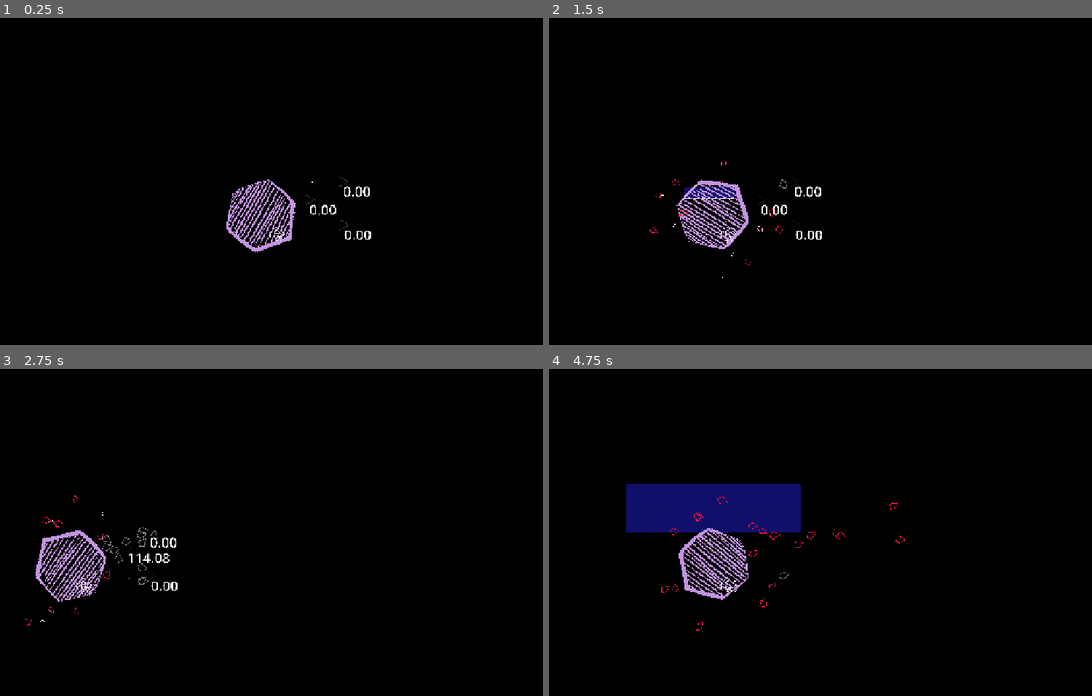
Above: before the commit, frames 1-4 (two rows, left to right).
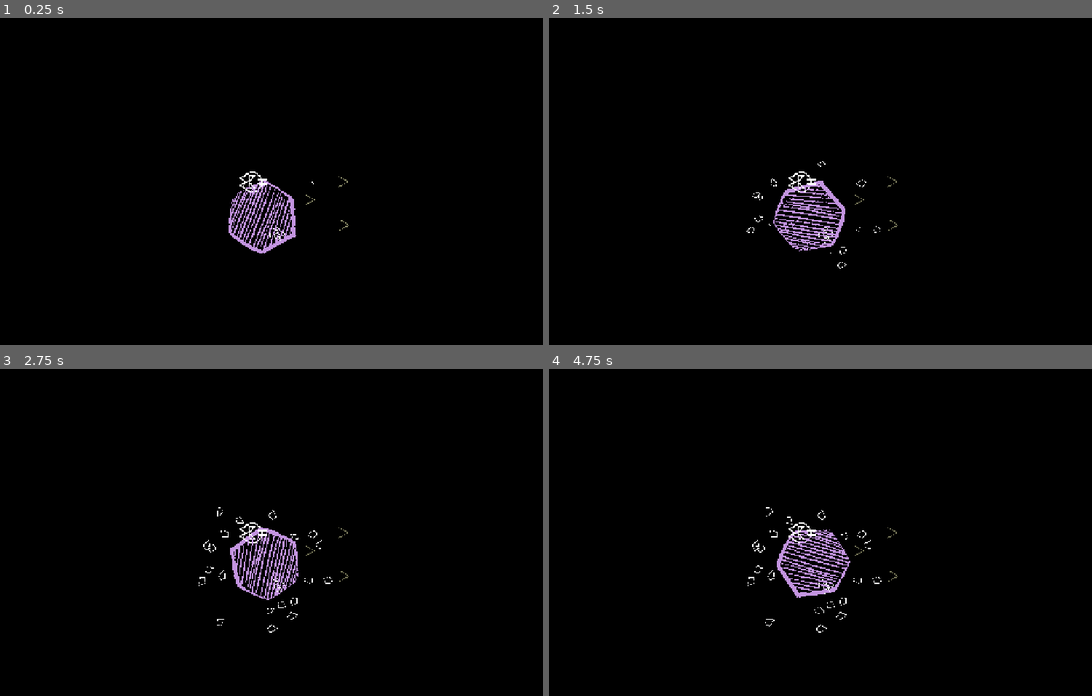
Above: after the commit, the same moments.

Repository: ledtylenol/controller_chaos
Game: Godot game, scene res://global/world.tscn
The game is run twice, just before and just after one commit, with the same random seed, the same clock (stepped at 60 frames per second) and the same inputs.
Inputs (mouse positions are in pixels of both pictures, inside the frame that each line leads up to):
- Up to frame 1 (0.25 s): no input
- Up to frame 2 (1.5 s): tap Enter at 0.5 s; move the mouse to (929, 165) at 0.52 s; press the mouse at (929, 165) at 0.53 s; hold D (right) 0.53-1.25 s; right-click (929, 165) at 0.6 s; release the mouse at (929, 165) at 1.25 s; drag from (684, 197) to (836, 165) at 1.27 s
- Up to frame 3 (2.75 s): move the mouse to (309, 460) at 2.02 s; hold D (right) from 2.03 s (still down); tap Q at 2.1 s; click (309, 460) at 2.17 s; right-click (309, 460) at 2.3 s
- Up to frame 4 (4.75 s): release D (right) at 2.75 s; drag from (771, 597) to (858, 460) at 2.77 s; move the mouse to (977, 581) at 3.52 s; press the mouse at (977, 581) at 3.53 s; hold A (left) 3.53-4.25 s; tap Q at 3.8 s; release the mouse at (977, 581) at 4.25 s; drag from (625, 483) to (798, 532) at 4.27 s

The runs differ from the first frame. In frame 1, 1.3% of the frame differs, in the area x 41-69%, y 46-72%; in frame 2, 2.6%; in frame 3, 2.7%; in frame 4, 7.1%, in the area x 14-66%, y 35-81%.
Error after the commit: Parse Error: Could not find type "SpriteHolder" in the current scope. (res://player.gd:11)

Commit message:
stuff and things v3

Diff:
--- a/animated_sprite.gd
+++ b/animated_sprite.gd
@@ -1,10 +1,12 @@
 class_name AnimatedSprite extends Sprite2D
 
 @export var rest_position :Marker2D
+@onready var second_order_dynamics: SecondOrderDynamics = $SecondOrderDynamics
 
 func _ready() -> void:
-	pass # Replace with function body.
+	second_order_dynamics.init2(global_position)
 
-func _process(delta: float) -> void:
+func _physics_process(delta: float) -> void:
 	if rest_position:
-		position = lerp(position, rest_position.position, 1.0 * delta)
+		global_position = second_order_dynamics.update(global_position, \
+		rest_position.global_position, delta)[0]
--- a/entities/pentagon/pentagon.gd
+++ b/entities/pentagon/pentagon.gd
@@ -31,6 +31,7 @@
 				t.transform = global_transform
 				t.velocity = velocity.rotated(rot)
 				Global.game.add_world_child(t)
+				reset_physics_interpolation()
 				prints(rot, t)
 				rot += PI
 			queue_free()
--- a/entities/player/sprite.tscn
+++ b/entities/player/sprite.tscn
@@ -1,54 +1,153 @@
-[gd_scene load_steps=6 format=3 uid="uid://c41pvhlfumcl6"]
+[gd_scene load_steps=17 format=3 uid="uid://cv0p3hmk156nb"]
 
 [ext_resource type="Texture2D" uid="uid://d1aeblpxqmfw0" path="res://entities/player/v_body.png" id="1_6y24b"]
+[ext_resource type="Script" uid="uid://bym4ftuhn5abf" path="res://entities/player/sprite.gd" id="1_e4fnb"]
 [ext_resource type="Texture2D" uid="uid://cvb1mcjgbvevb" path="res://entities/player/v_face2.png" id="2_ir65p"]
 [ext_resource type="Texture2D" uid="uid://brj1g8swac7wc" path="res://entities/player/v_ear.png" id="3_ej41n"]
+[ext_resource type="Script" uid="uid://cct0c3f2k6lwu" path="res://addons/shaker/data/Vector2/BaseShakerType2D.gd" id="3_euxa3"]
 [ext_resource type="Script" uid="uid://cadmaxbp5r1sa" path="res://animated_sprite.gd" id="3_s3n0b"]
+[ext_resource type="Script" uid="uid://br152yebojmh3" path="res://addons/shaker/data/Vector2/ShakerTypeNoiseShake2D.gd" id="4_08chf"]
 [ext_resource type="Texture2D" uid="uid://dgutpgj8vjt2v" path="res://entities/player/v_hand.png" id="4_maxcv"]
+[ext_resource type="Script" uid="uid://875i05sww3b1" path="res://global/second_order_dynamics.gd" id="4_wqpm8"]
+[ext_resource type="Script" uid="uid://o6u6b700qb7o" path="res://addons/shaker/src/Vector2/shaker_component2D.gd" id="5_k0566"]
+[ext_resource type="Script" uid="uid://cf2dgnapwlytw" path="res://addons/shaker/data/Single/BaseShakerType1D.gd" id="5_oyd08"]
+[ext_resource type="Script" uid="uid://c5xmjpfeffbu8" path="res://addons/shaker/data/Vector2/ShakerPreset2D.gd" id="6_g0ptl"]
 
-[node name="Sprite" type="Sprite2D"]
+[sub_resource type="FastNoiseLite" id="FastNoiseLite_tklte"]
+seed = 105
+frequency = 0.0124
+
+[sub_resource type="NoiseTexture2D" id="NoiseTexture2D_041kk"]
+noise = SubResource("FastNoiseLite_tklte")
+
+[sub_resource type="Resource" id="Resource_mdsub"]
+script = ExtResource("4_08chf")
+noise_texture = SubResource("NoiseTexture2D_041kk")
+amplitude = Vector2(10, 10)
+offset = Vector2(0, 0)
+BlendingMode = 0
+fade_in = 0.0
+fade_out = 0.0
+start_percent = 0.0
+end_percent = 1.0
+_temp_graph = false
+bake_internal = 64
+metadata/_custom_type_script = "uid://br152yebojmh3"
+
+[sub_resource type="Resource" id="Resource_hvpew"]
+script = ExtResource("6_g0ptl")
+PositionShake = Array[ExtResource("3_euxa3")]([SubResource("Resource_mdsub")])
+RotationShake = Array[ExtResource("5_oyd08")]([])
+ScaleShake = Array[ExtResource("3_euxa3")]([])
+bake_internal = 64
+__follow_timeline = false
+metadata/_custom_type_script = "uid://c5xmjpfeffbu8"
+
+[node name="Sprite" type="Node2D"]
+script = ExtResource("1_e4fnb")
+
+[node name="ShakerComponent2D" type="Node2D" parent="." node_paths=PackedStringArray("Targets")]
+script = ExtResource("5_k0566")
+custom_target = true
+Targets = [NodePath("../Contour"), NodePath("../Face"), NodePath("../VEarRight"), NodePath("../VEarLeft"), NodePath("../VHandRight"), NodePath("../VHandLeft")]
+randomize = true
+duration = 0.7
+fade_in = 1e-05
+fade_out = 0.554785
+shakerPreset = SubResource("Resource_hvpew")
+metadata/_custom_type_script = "uid://o6u6b700qb7o"
+
+[node name="Contour" type="Sprite2D" parent="." node_paths=PackedStringArray("rest_position")]
+position = Vector2(1.11759e-08, 9.83477e-07)
+scale = Vector2(2.5, 2.5)
 texture = ExtResource("1_6y24b")
+script = ExtResource("3_s3n0b")
+rest_position = NodePath("../Marker2D")
 
-[node name="Face" type="Sprite2D" parent="."]
+[node name="SecondOrderDynamics" type="Node" parent="Contour"]
+script = ExtResource("4_wqpm8")
+_f = 5.0
+_z = 0.1
+
+[node name="Face" type="Sprite2D" parent="." node_paths=PackedStringArray("rest_position")]
+top_level = true
+position = Vector2(7.45058e-07, -9.53674e-07)
+scale = Vector2(2.5, 2.5)
 texture = ExtResource("2_ir65p")
 script = ExtResource("3_s3n0b")
+rest_position = NodePath("../Marker2D")
+
+[node name="SecondOrderDynamics" type="Node" parent="Face"]
+script = ExtResource("4_wqpm8")
+_f = 10.0
+_z = 0.1
 
 [node name="VEarRight" type="Sprite2D" parent="." node_paths=PackedStringArray("rest_position")]
+top_level = true
 position = Vector2(56, 18)
+scale = Vector2(2.5, 2.5)
 texture = ExtResource("3_ej41n")
 script = ExtResource("3_s3n0b")
 rest_position = NodePath("../EarRightRestPosition")
 
+[node name="SecondOrderDynamics" type="Node" parent="VEarRight"]
+script = ExtResource("4_wqpm8")
+_f = 2.5
+
 [node name="VEarLeft" type="Sprite2D" parent="." node_paths=PackedStringArray("rest_position")]
+top_level = true
 position = Vector2(56, -14)
+scale = Vector2(2.5, 2.5)
 texture = ExtResource("3_ej41n")
 script = ExtResource("3_s3n0b")
 rest_position = NodePath("../EarLeftRestPosition")
 
+[node name="SecondOrderDynamics" type="Node" parent="VEarLeft"]
+script = ExtResource("4_wqpm8")
+_f = 2.5
+
 [node name="VHandRight" type="Sprite2D" parent="." node_paths=PackedStringArray("rest_position")]
-position = Vector2(-54, 30)
+top_level = true
+position = Vector2(-53.9999, 30)
 rotation = -3.14159
+scale = Vector2(2.5, 2.5)
 texture = ExtResource("4_maxcv")
 script = ExtResource("3_s3n0b")
 rest_position = NodePath("../HandRightRestPosition")
 
+[node name="SecondOrderDynamics" type="Node" parent="VHandRight"]
+script = ExtResource("4_wqpm8")
+_f = 1.2
+
 [node name="VHandLeft" type="Sprite2D" parent="." node_paths=PackedStringArray("rest_position")]
-position = Vector2(-53, -23)
+top_level = true
+position = Vector2(-53.0001, -23)
 rotation = -3.14159
+scale = Vector2(2.5, 2.5)
 texture = ExtResource("4_maxcv")
 script = ExtResource("3_s3n0b")
 rest_position = NodePath("../HandLeftRestPosition")
 
+[node name="SecondOrderDynamics" type="Node" parent="VHandLeft"]
+script = ExtResource("4_wqpm8")
+_f = 1.2
+
 [node name="FaceRestPosition" type="Marker2D" parent="."]
 
 [node name="EarRightRestPosition" type="Marker2D" parent="."]
-position = Vector2(44, 30)
+position = Vector2(-113, 86)
+rotation = 2.53073
 
 [node name="EarLeftRestPosition" type="Marker2D" parent="."]
-position = Vector2(44, -30)
+position = Vector2(-113, -87)
+rotation = -2.53073
 
 [node name="HandRightRestPosition" type="Marker2D" parent="."]
-position = Vector2(-41, 20)
+position = Vector2(125, 68)
+rotation = 0.785398
 
 [node name="HandLeftRestPosition" type="Marker2D" parent="."]
-position = Vector2(-41, -20)
+position = Vector2(125, -68)
+rotation = -0.785398
+
+[node name="Marker2D" type="Marker2D" parent="."]
--- a/entities/spawner/kite.gd
+++ b/entities/spawner/kite.gd
@@ -26,7 +26,10 @@
 	rot_vel = s * TAU * rot_coeff
 	sprite.rotation = rot_vel * 10
 	tween = create_tween().set_ease(Tween.EASE_OUT).set_trans(Tween.TRANS_EXPO)
-	tween.tween_property(sprite, "scale", Vector2.ONE, 3.0).from(Vector2.ZERO)
+	sprite.reset_physics_interpolation()
+	sprite.scale = Vector2.ZERO
+	sprite.reset_physics_interpolation()
+	tween.tween_property(sprite, "scale", Vector2.ONE, 3.0)
 	spawn_pos = global_position
 func _physics_process(delta: float) -> void:
 	time_alive += delta * float(go)
@@ -42,8 +45,8 @@
 		var col = move_and_collide(velocity * delta)
 		if col:
 			var b = col.get_collider()
-			if b is Triangle:
-				b.hit(self, col.get_local_shape(), null)
+			if b is Triangle or b is Player:
+				b.hit(self, col.get_local_shape(), col.get_remainder())
 				erased.emit(self)
 				return
 	else:
--- a/entities/triangle/triangle.gd
+++ b/entities/triangle/triangle.gd
@@ -9,7 +9,12 @@
 @onready var detection_area: Area2D = $DetectionArea
 @onready var sprite_shake: ShakerComponent2D = $Sprite2D/SpriteShake
 
-@onready var label: Label = $Label
+var moving := false:
+	set(value):
+		if value != moving:
+			if value: tween_select()
+			else: tween_deselect()
+		moving = value
 class Collision extends RefCounted:
 	func _init(_c: Entity, _s: Node2D, h_v: Vector2) -> void:
 		collider = _c
@@ -29,12 +34,11 @@
 func _ready() -> void:
 	tween_deselect()
 func _physics_process(delta: float) -> void:
-	label.text = "%.2f" % velocity.length()
-	label.rotation = 0
-	label.position = position
+
 	if velocity.length() > 10.0:
 		rotation = lerp_angle(rotation, velocity.angle(), 1.0 - exp(-delta * 5))
-	velocity = velocity.lerp(Vector2.ZERO, 1.0 - exp(-delta * 2))
+	if not moving:
+		velocity = velocity.lerp(Vector2.ZERO, 1.0 - exp(-delta * 2))
 	sprite_shake.intensity = shaker_curve.sample(velocity.length())
 	var subdelt := delta / 5
 	var hit_cols = []
@@ -67,7 +71,7 @@
 func tween_deselect() -> void:
 	if tween:tween.kill()
 	tween = create_tween().set_ease(Tween.EASE_IN_OUT).set_trans(Tween.TRANS_CUBIC)
-	tween.tween_property(sprite, "modulate", Color(0.1, 0.1, 0.1, 0.7), .4)
+	tween.tween_property(sprite, "modulate", Color(0.7, 0.7, 0.7, 0.7), .4)
 func tween_select() -> void:
 	if tween:tween.kill()
 	tween = create_tween().set_ease(Tween.EASE_IN_OUT).set_trans(Tween.TRANS_CUBIC)
--- a/entities/triangle/triangle.tscn
+++ b/entities/triangle/triangle.tscn
@@ -53,9 +53,6 @@
 __follow_timeline = false
 metadata/_custom_type_script = "uid://c5xmjpfeffbu8"
 
-[sub_resource type="LabelSettings" id="LabelSettings_nptun"]
-font_size = 100
-
 [sub_resource type="CircleShape2D" id="CircleShape2D_nptun"]
 radius = 63.1269
 
@@ -85,12 +82,6 @@
 visible = false
 polygon = PackedVector2Array(40, 0, -37, -44, -35, 42)
 
-[node name="Label" type="Label" parent="."]
-top_level = true
-offset_right = 40.0
-offset_bottom = 23.0
-label_settings = SubResource("LabelSettings_nptun")
-
 [node name="DetectionArea" type="Area2D" parent="." node_paths=PackedStringArray("target")]
 collision_layer = 3
 collision_mask = 2
--- a/player.gd
+++ b/player.gd
@@ -2,11 +2,15 @@
 class_name Player
 
 @export var max_power := 50.0
-
+@export var speed := 5000.0
+@export var triangle_speed := 2500.0
+@export var distance_thres := 200.0
 @onready var select_area: Area2D = $SelectArea
 @onready var col_shape: CollisionShape2D = $SelectArea/CollisionShape2D
 @onready var target_area: Area2D = $TargetArea
+@onready var sprite: SpriteHolder = $Sprite
 
+const TRIANGLE = preload("res://entities/triangle/triangle.tscn")
 var selected_entities: Array[Triangle] = []
 var selecting_entities: Array = []
 var homing_target: Entity
@@ -37,53 +41,38 @@
 
 func _physics_process(delta: float) -> void:
 	var dir := Input.get_vector("left", "right", "up", "down")
-	position += dir * delta * 1000
-	target_area.global_position = get_global_mouse_position()
-	if selecting:
-		var new_bodies = select_area.get_overlapping_bodies().filter(func(b): return b is Triangle)
-		for body in selecting_entities:
-			if not body:
-				continue
-			if not body in new_bodies:
-				body.selected = false
-		for body in new_bodies:
-			body.selected = true
-		selecting_entities = new_bodies
-		var size := Rect2(select_start, get_global_mouse_position() - select_start).size
-		col_shape.shape.size = abs(size)
-		select_area.global_position = get_global_mouse_position() - size / 2
-	if homing_target:
-		homing_point = homing_target.global_position
-		for b in selected_entities:
-			if b:
-				if b.velocity.length():
-					b.velocity = b.velocity.lerp(b.velocity.normalized() * 5000, 1.0 - exp(-delta * 5))
-				else:
-					b.velocity = b.velocity.move_toward(b.global_position.direction_to(homing_point), 10)
-				var h_dir := b.global_position.direction_to(homing_point)
-				var angle = b.velocity.angle_to(h_dir)
-				b.velocity = b.velocity.slerp(b.velocity.rotated(angle), 1.0 - exp(-delta * 9))
+	if dir:
+		velocity = velocity.lerp(dir * 5000, 1.0 - exp(-delta * 10))
 	else:
-		homing_point = global_position
-		for b in selected_entities:
-			if b:
-				if b.global_position.distance_to(global_position) > 500:
-					if b.velocity.length():
-						b.velocity = b.velocity.lerp(b.velocity.normalized() * 1000, 1.0 - exp(-delta * 5))
-					else:
-						b.velocity = b.velocity.move_toward(b.global_position.direction_to(homing_point), 10)
-				var h_dir := b.global_position.direction_to(homing_point)
-				var angle = b.velocity.angle_to(h_dir)
-				b.velocity = b.velocity.slerp(b.velocity.rotated(angle), 1.0 - exp(-delta * 9))
+		velocity = velocity.lerp(Vector2.ZERO, 1.0 - exp(-delta * 20))
+	handle_minions(delta)
+	move_and_slide()
+func handle_minions(delta: float) -> void:
+	if Input.is_action_pressed("interact"):
+		var mouse_pos := get_global_mouse_position()
+		for m in selected_entities.filter(is_instance_valid):
+			if m.global_position.distance_to(mouse_pos) > distance_thres:
 
-
+				m.velocity = m.velocity.lerp(m.velocity.normalized() * triangle_speed * 2, \
+												1.0 - exp(-delta * 5))
+				m.velocity = m.velocity.slerp(m.global_position.direction_to(mouse_pos), \
+												1.0 - exp(-delta * 10))
+				m.moving = true
+			else:
+				m.moving = false
+	else:
+		for m in selected_entities.filter(is_instance_valid):
+			if m.global_position.distance_to(global_position) > distance_thres:
+				m.velocity = m.velocity.lerp(m.velocity.normalized() * triangle_speed, \
+												1.0 - exp(-delta * 5))
+				m.velocity = m.velocity.slerp(m.global_position.direction_to(global_position), \
+												1.0 - exp(-delta * 10))
+				m.moving = true
+			else:
+				m.moving = false
 func _draw() -> void:
-	if selecting:
-		draw_rect(Rect2(start_local, get_local_mouse_position() - start_local), Color.WHITE, false, 5)
-		draw_rect(Rect2(start_local, get_local_mouse_position() - start_local), Color(0.1, 0.1, 0.7, 0.6), true)
-
-	if not selected_entities.is_empty():
-		draw_circle(homing_point, 10, Color.RED)
+	#todo
+	pass
 func _process(_delta: float) -> void:
 
 	queue_redraw()
@@ -99,10 +88,12 @@
 				if new_dist < last_dist:
 					homing_target = bod
 					last_dist = new_dist
-	if event.is_action("deselect") and event.is_pressed():
-		deselect_entities()
-		dragging = false
-		selecting = false
+
+	if event.is_pressed() and event is InputEventKey and event.keycode == KEY_Q:
+		var t = TRIANGLE.instantiate()
+		t.position = get_global_mouse_position()
+		Global.game.add_world_child(t)
+		selected_entities.push_back(t)
 func initiate_drag():
 	var i := 0
 	for e in selected_entities:
@@ -131,19 +122,12 @@
 	select_area.set_deferred("monitoring", false)
 	print("select ended")
 
-func deselect_entities() -> void:
-	for en in selected_entities:
-		if en:
-			en.selected = false
-			en.erased.disconnect(on_erased)
-	for en in selecting_entities:
-		if en:
-			en.selected = false
-	homing_target = null
-	selected_entities.clear()
-	selecting_entities.clear()
-	initiate_select()
 
 func on_erased(t: Triangle) -> void:
 	if t in selected_entities: selected_entities.erase(t)
 	t.queue_free()
+
+func hit(who: Entity, shape: Node2D, h_v: Vector2) -> void:
+	if sprite.shaker.is_playing:
+		sprite.shaker.force_stop_shake()
+	sprite.shaker.play_shake()
--- a/player.tscn
+++ b/player.tscn
@@ -1,8 +1,9 @@
-[gd_scene load_steps=7 format=3 uid="uid://0dhi8fg2632o"]
+[gd_scene load_steps=9 format=3 uid="uid://0dhi8fg2632o"]
 
 [ext_resource type="Script" uid="uid://bim6dr62vnaix" path="res://entities/player/player.gd" id="1_4flbx"]
 [ext_resource type="Script" uid="uid://d3mnbdfdxheks" path="res://player.gd" id="1_i3pqv"]
 [ext_resource type="Script" uid="uid://b8w2g7lgnkslo" path="res://entities/detect_area.gd" id="2_onrkg"]
+[ext_resource type="PackedScene" uid="uid://cv0p3hmk156nb" path="res://entities/player/sprite.tscn" id="4_hqtel"]
 
 [sub_resource type="RectangleShape2D" id="RectangleShape2D_4flbx"]
 
@@ -11,8 +12,14 @@
 
 [sub_resource type="CircleShape2D" id="CircleShape2D_onrkg"]
 
+[sub_resource type="CircleShape2D" id="CircleShape2D_hqtel"]
+radius = 71.0282
+
 [node name="Player" type="CharacterBody2D"]
+collision_layer = 2
 script = ExtResource("1_i3pqv")
+triangle_speed = 5000.0
+distance_thres = 1000.0
 
 [node name="Camera" type="Camera2D" parent="."]
 zoom = Vector2(0.3, 0.3)
@@ -50,3 +57,8 @@
 
 [node name="CollisionShape2D" type="CollisionShape2D" parent="DetectArea"]
 shape = SubResource("CircleShape2D_onrkg")
+
+[node name="Sprite" parent="." instance=ExtResource("4_hqtel")]
+
+[node name="CollisionShape2D" type="CollisionShape2D" parent="."]
+shape = SubResource("CircleShape2D_hqtel")
--- a/project.godot
+++ b/project.godot
@@ -77,6 +77,11 @@
 ]
 }
 
+[physics]
+
+common/physics_jitter_fix=0.0
+common/physics_interpolation=true
+
 [rendering]
 
 textures/canvas_textures/default_texture_filter=0
Not shown: 1 places in entities/triangle/triangle.tscn that only renumber resources
